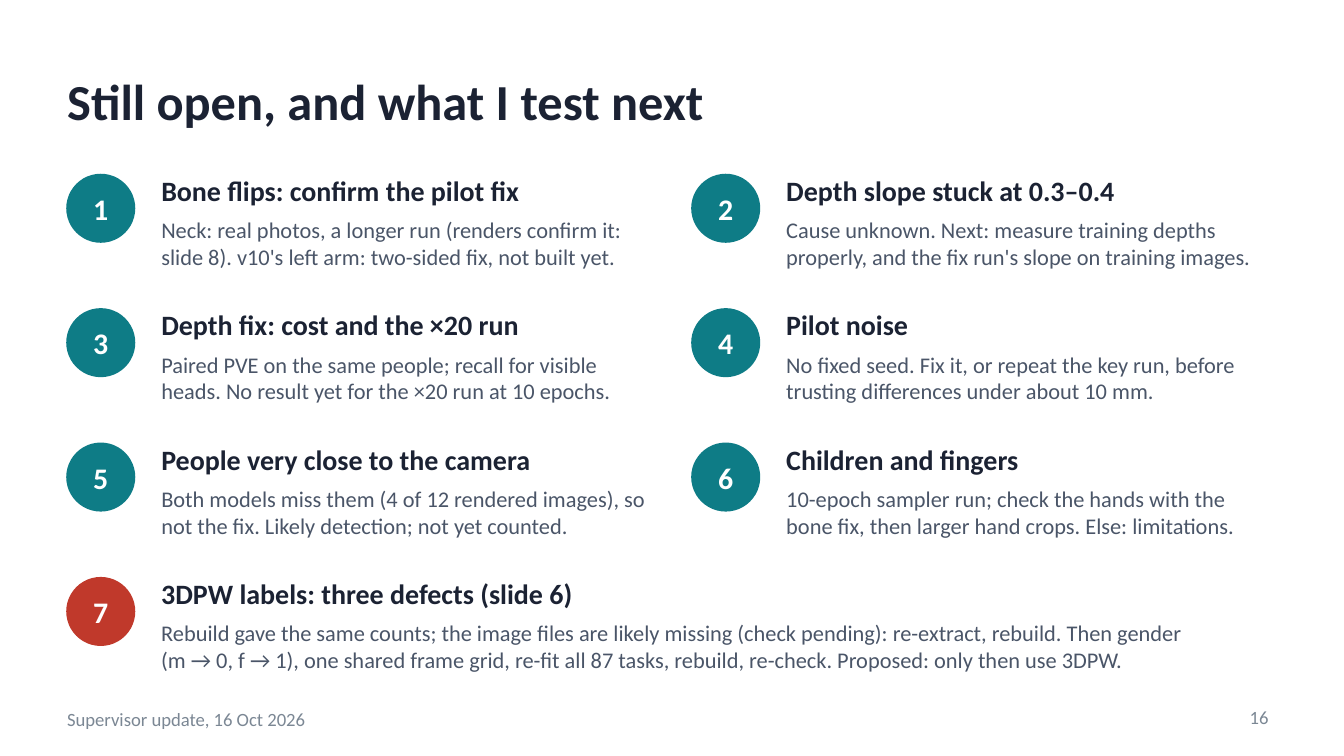
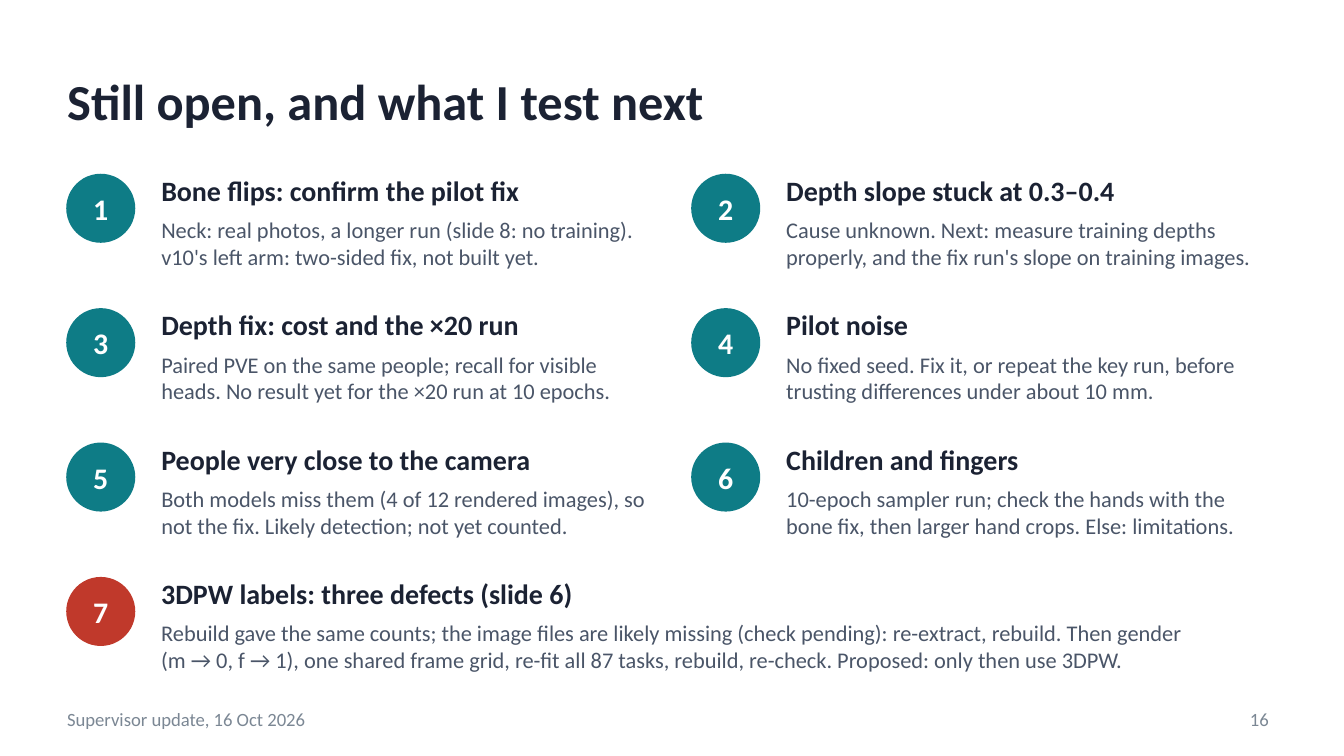
Before and after one commit to saadnajib/Multi-Person-Whole-Body-Human-Mesh-Recovery-in-a-Single-Shot-with-Annyone-dataset-and-3dpw-dataset, a slide deck: slide 16 of docs/supervisor_update_2026-10-16.pptx. Drawn at 1344x756 pixels with LibreOffice and Linux fonts; fonts in the diff are those of the drawing. Boxes give left, top, right and bottom in pixels: in the first picture for what was removed or moved away, otherwise in the second. Text is boxed around its words. In the diff, an @@ line names an element or a change of style, - is before the commit and + after.

```diff
--- a/docs/supervisor_update_2026-10-16.pptx
+++ b/docs/supervisor_update_2026-10-16.pptx
@@ text at bbox=[161, 222, 632, 269]: text changed @@
-Neck: real photos, a longer run (renders confirm it: slide 8). v10's left arm: two-sided fix, not built yet.
+Neck: real photos, a longer run (slide 8: no training). v10's left arm: two-sided fix, not built yet.
@@ page number at bbox=[1250, 713, 1269, 726]: vertical alignment top to middle @@
```
Also in this commit, not shown: 3 other slides changed, 6 other files.
